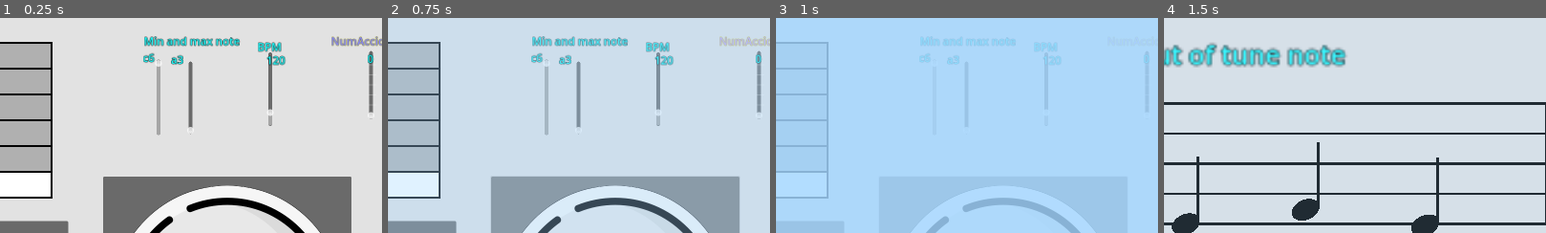
Above: before the commit, frames 1-4 (left to right).
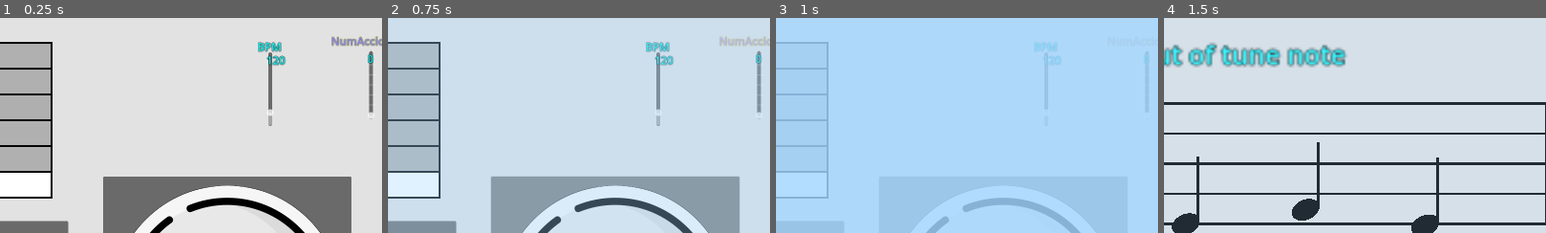
Above: after the commit, the same moments.

Repository: Sniggiho/COMP225-Reluna
Game: Godot game, scene res://Scenes/FreeplaySettingsMenu/FreeplaySettingsMenu.tscn
The game is run twice, just before and just after one commit, with the same random seed, the same clock (stepped at 60 frames per second) and the same inputs. This scene is started directly instead of the project's main scene.
Inputs (mouse positions are % of the whole screen's width and height, from its top left):
- Up to frame 1 (0.25 s): no input
- Up to frame 2 (0.75 s): click (74, 66) at 0.5 s
- Up to frame 3 (1 s): no input
- Up to frame 4 (1.5 s): click (49, 76) at 1.25 s
The pictures show only the part of the screen within x 45-95%, y 0-50%; the shares and areas given below are measured in that part.

The runs differ from the first frame. In frame 1, 1.8% of the frame differs, in the area x 37-63%, y 8-55%; in frame 2, 1.7%; in frame 3, 0.5%; in frame 4, nothing differs.

Commit message:
Update FreeplaySettingsMenu.tscn

Diff:
--- a/Project/Scenes/FreeplaySettingsMenu/FreeplaySettingsMenu.tscn
+++ b/Project/Scenes/FreeplaySettingsMenu/FreeplaySettingsMenu.tscn
@@ -1,11 +1,9 @@
-[gd_scene load_steps=22 format=3 uid="uid://bga4qsn2ueiyh"]
+[gd_scene load_steps=20 format=3 uid="uid://bga4qsn2ueiyh"]
 
 [ext_resource type="Script" path="res://Scenes/FreeplaySettingsMenu/FreeplaySettingsMenu.gd" id="1_qg26p"]
 [ext_resource type="Script" path="res://Scenes/FreeplaySettingsMenu/DetuneDirection.gd" id="2_ygjhj"]
 [ext_resource type="Theme" uid="uid://dhkx10rwrne4u" path="res://projectTheme.tres" id="7_adwbt"]
 [ext_resource type="Texture2D" uid="uid://b8vml561x4g7f" path="res://TempImage/cartoonPlayButton.png" id="7_u3omm"]
-[ext_resource type="Script" path="res://Scenes/FreeplaySettingsMenu/MinNote.gd" id="9_vy4th"]
-[ext_resource type="Script" path="res://Scenes/FreeplaySettingsMenu/MaxNote.gd" id="10_dyvte"]
 [ext_resource type="Script" path="res://Scenes/FreeplaySettingsMenu/BPM.gd" id="11_lxjt2"]
 [ext_resource type="Script" path="res://Scenes/FreeplaySettingsMenu/NumAccidentals.gd" id="12_h41v1"]
 [ext_resource type="Shader" path="res://Scenes/FreeplaySettingsMenu/FreeplaySettingsMenu.gdshader" id="12_wkt3d"]
@@ -59,27 +57,6 @@
 offset_bottom = 852.0
 theme = ExtResource("7_adwbt")
 icon = ExtResource("7_u3omm")
-
-[node name="MinNote" type="VSlider" parent="."]
-offset_left = 1094.0
-offset_top = 91.0
-offset_right = 1137.0
-offset_bottom = 243.0
-script = ExtResource("9_vy4th")
-
-[node name="MaxNote" type="VSlider" parent="."]
-offset_left = 1035.0
-offset_top = 87.0
-offset_right = 1061.0
-offset_bottom = 245.0
-script = ExtResource("10_dyvte")
-
-[node name="MinMaxNoteText" type="RichTextLabel" parent="."]
-offset_left = 1017.0
-offset_top = 32.0
-offset_right = 1286.0
-offset_bottom = 72.0
-text = "Min and max note"
 
 [node name="BPM" type="VSlider" parent="."]
 offset_left = 1274.0
@@ -199,10 +176,6 @@
 
 [connection signal="item_selected" from="DetuneDirection" to="DetuneDirection" method="_on_item_selected"]
 [connection signal="pressed" from="PlayButton" to="." method="_on_button_pressed"]
-[connection signal="value_changed" from="MinNote" to="MinNote" method="_on_value_changed"]
-[connection signal="value_changed" from="MinNote" to="MaxNote" method="_on_min_note_value_changed"]
-[connection signal="value_changed" from="MaxNote" to="MinNote" method="_on_max_note_value_changed"]
-[connection signal="value_changed" from="MaxNote" to="MaxNote" method="_on_value_changed"]
 [connection signal="value_changed" from="BPM" to="BPM" method="_on_value_changed"]
 [connection signal="value_changed" from="NumAccidentals" to="NumAccidentals" method="_on_value_changed"]
 [connection signal="item_selected" from="BySharp" to="BySharp" method="_on_item_selected"]
